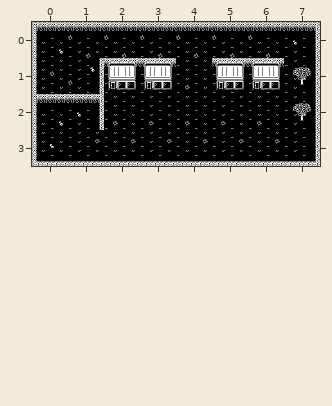
Tiled map -- art/levels/VLQP.tmx. Above is the file before it was changed.
Cells are 64x64 px. Shown: x 0..7, y 0..3.
The same view after the edit:
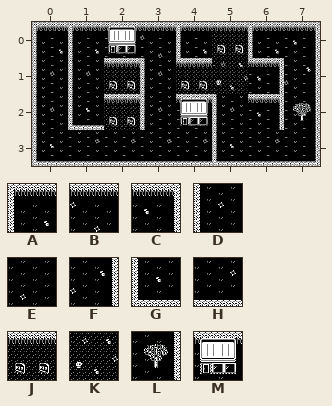
Key: from "blockset": A 0, B 1, C 2, D 3, E 4, F 5, G 6, H 7, J 11, K 13, L 14, M 15.
_ is an empty cell, . an unchanged one.
Tiles of an added or newly shown layer are drawn over the layers below it.
Change:
--- layer "LEVEL02" (now hidden)
@@ x 0..7 @@
-0 .BB.BBB.
-1 .FMMEMML
-2 ACEEEEE.
-3 .....H..
+0 .__.___.
+1 ._______
+2 _______.
+3 ....._..
--- layer "LEVEL 31" (added)
@@ x 0..7 @@
-0 .__.___.
-1 ._______
-2 _______.
-3 ....._..
+0 .AM.AJA.
+1 .DJDJKCF
+2 DGJDMDC.
+3 .....G..
Changed places in both pictures, as pixel boxes (x1, y1, x2, y2):
changed: (36, 26, 311, 162)
